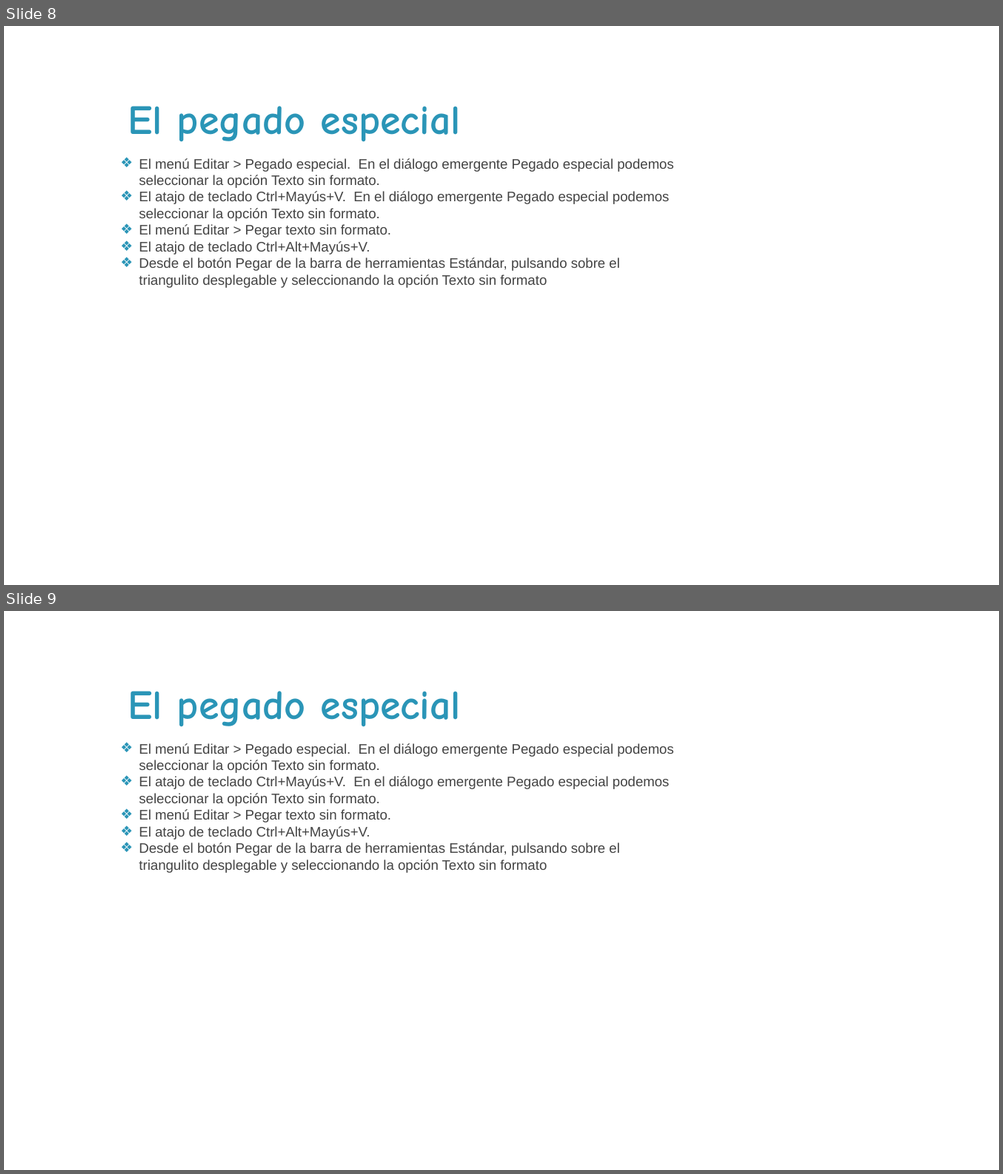
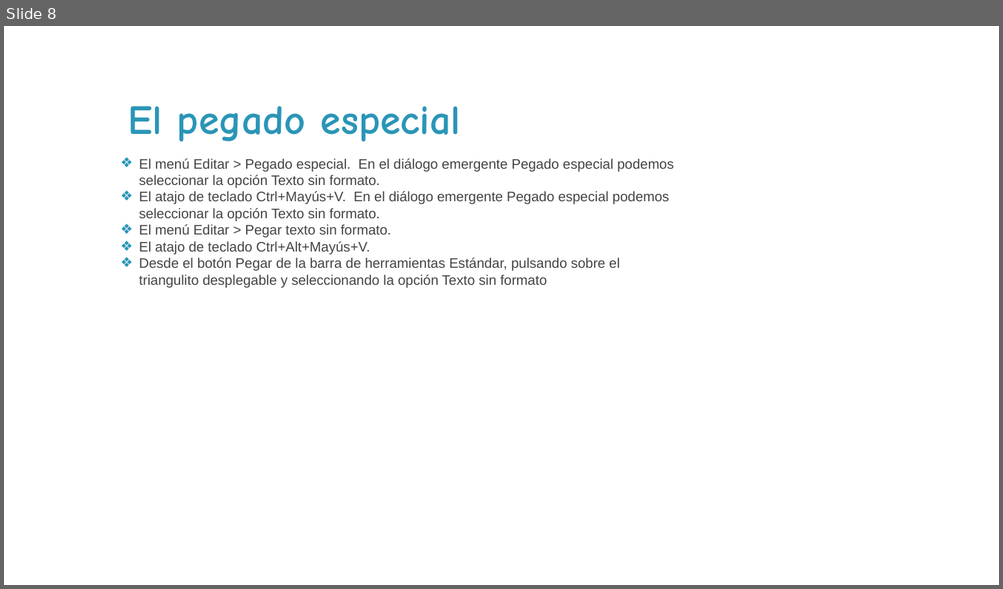
Before and after one commit to transpa1416/tigali, a slide deck: public/downloads/writer/module01/M01Topic03.pptx. Shown one above the other, each under a label of ours: slides 8 and 9 before the commit, slide 8 after it. The pictures are 1003x1174 and 1003x589 pixels, drawn with LibreOffice and Linux fonts; fonts in the diff are those of the drawing; background and template pictures are left out. Boxes give left, top, right and bottom in pixels: in the first picture for what was removed or moved away, otherwise in the second. Text is boxed around its words. In the diff, an @@ line names an element or a change of style, - is before the commit and + after.

```diff
--- a/public/downloads/writer/module01/M01Topic03.pptx
+++ b/public/downloads/writer/module01/M01Topic03.pptx
@@ slide 9 removed at [4,611,999,1170], background picture (left out) @@
@@ title removed at [128,691,461,727] @@
-El pegado especial
@@ text removed at [139,743,674,873] @@
-❖ El menú Editar > Pegado especial. En el diálogo emergente Pegado especial podemos seleccionar la opción Texto sin formato.
-❖ El atajo de teclado Ctrl+Mayús+V. En el diálogo emergente Pegado especial podemos seleccionar la opción Texto sin formato.
-❖ El menú Editar > Pegar texto sin formato.
-❖ El atajo de teclado Ctrl+Alt+Mayús+V.
-❖ Desde el botón Pegar de la barra de herramientas Estándar, pulsando sobre el triangulito desplegable y seleccionando la opción Texto sin formato
@@ text removed at [939,1137,999,1170] @@
-8
```
Also in this commit, not shown: 1 slide changed, 5 other files.
